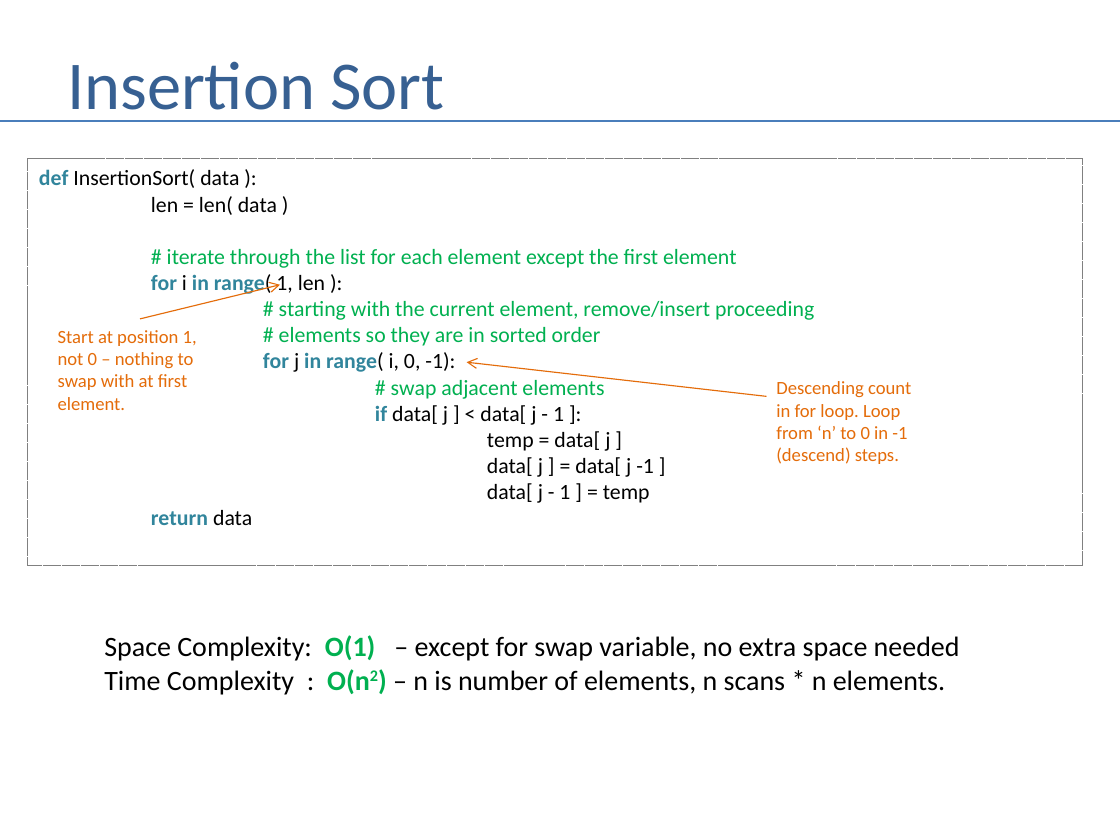
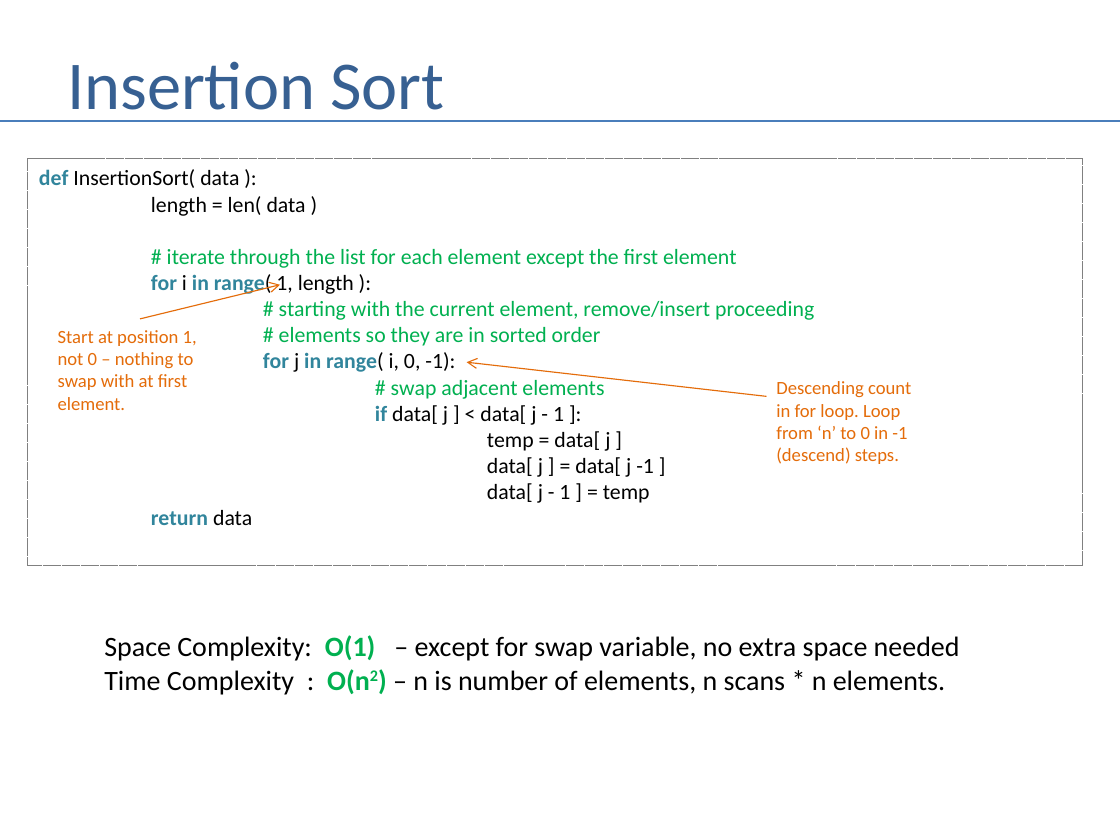
Before and after one commit to andrewferlitsch/Portland-Data-Science-Group, a slide deck: slide 66 of Presentations/Whiteboarding.pptx. Drawn at 1120x840 pixels with LibreOffice and Linux fonts; fonts in the diff are those of the drawing. Boxes give left, top, right and bottom in pixels: in the first picture for what was removed or moved away, otherwise in the second. Text is boxed around its words. In the diff, an @@ line names an element or a change of style, - is before the commit and + after.

```diff
--- a/Presentations/Whiteboarding.pptx
+++ b/Presentations/Whiteboarding.pptx
@@ text in rectangle at [151,196,306,216]: text changed @@
-len = len( data )
+length = len( data )
@@ text in rectangle at [151,274,354,297]: text changed; text colour #31859C to #000000; bold off @@
-for i in range( 1, len ):
+for i in range( 1, length ):
```
Also in this commit, not shown: 3 other slides changed, 2 other files.
